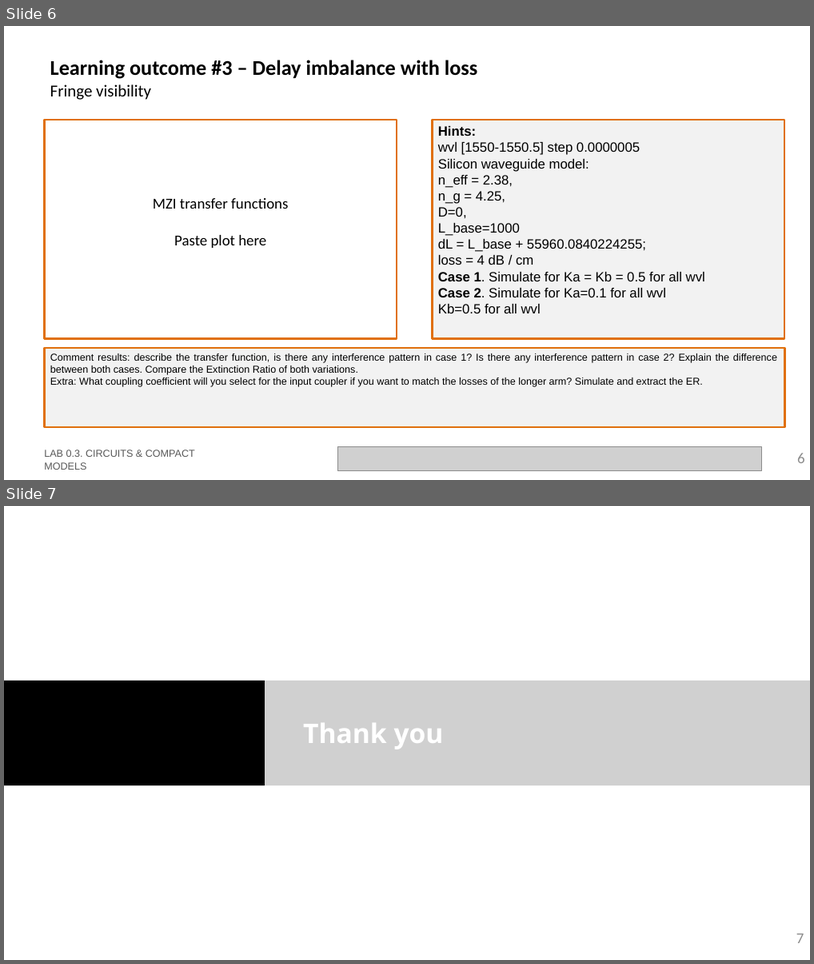
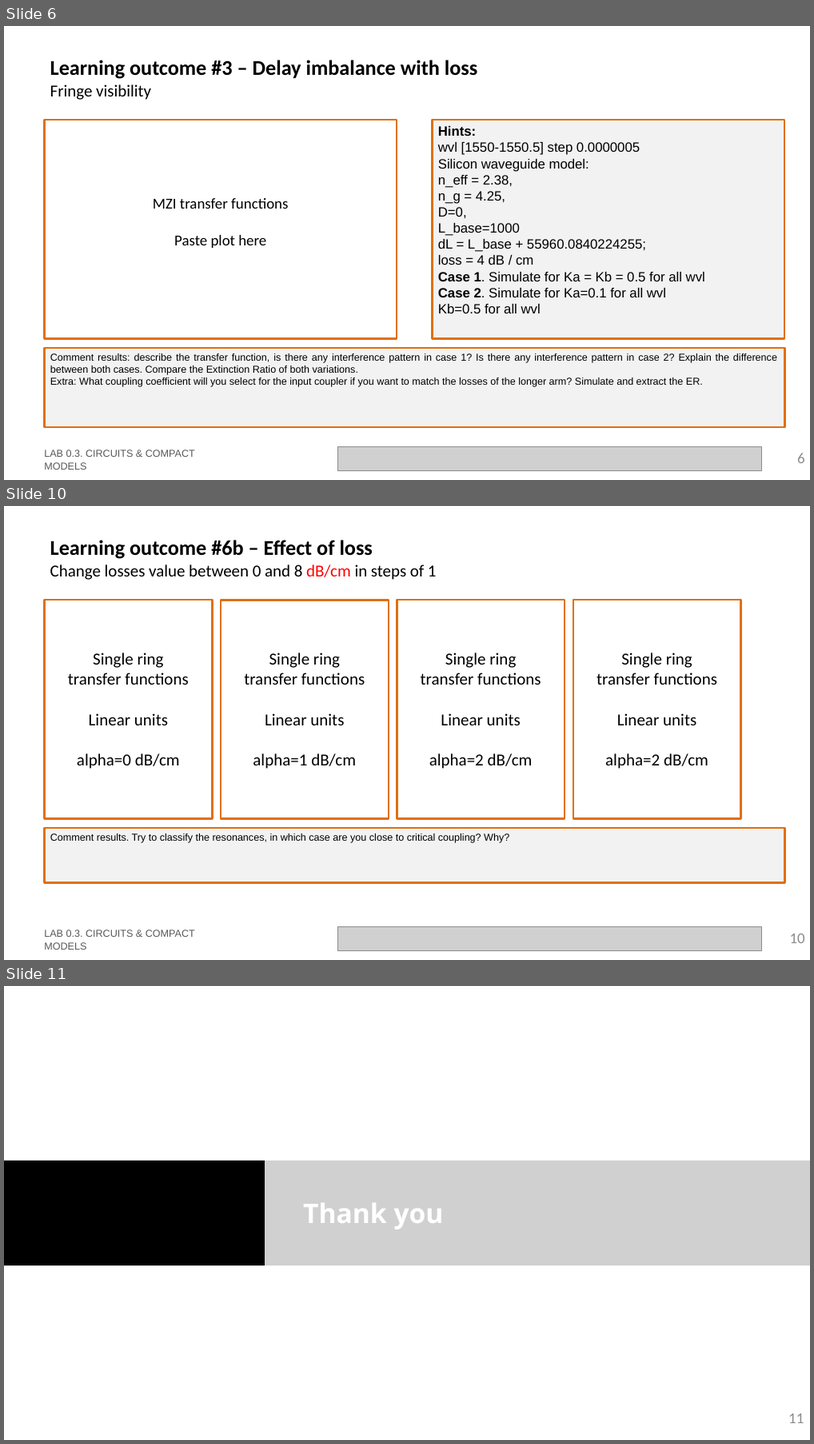
Before and after one commit to nordin001/pdk_UPVfab_v2, a slide deck: training/IPSP/Lab3/LabBook_030.pptx. Shown one above the other, each under a label of ours: slides 6 and 7 before the commit, slides 6, 10 and 11 after it; the slides between them are not shown. The pictures are 814x964 and 814x1444 pixels, drawn with LibreOffice and Linux fonts; fonts in the diff are those of the drawing; grey boxes stand for pictures; background and template pictures are left out. Boxes give left, top, right and bottom in pixels: in the first picture for what was removed or moved away, otherwise in the second. Text is boxed around its words. In the diff, an @@ line names an element or a change of style, - is before the commit and + after.

```diff
--- a/training/IPSP/Lab3/LabBook_030.pptx
+++ b/training/IPSP/Lab3/LabBook_030.pptx
@@ slide 10 added at <box>4,506,810,960</box>, background #FFFFFF @@
@@ text added at <box>50,540,437,580</box>, 20 pt, text #000000 @@
+Learning outcome #6b – Effect of loss
+Change losses value between 0 and 8 dB/cm in steps of 1
@@ rectangle added at <box>45,600,213,819</box>, outline #E0700D 2.25 pt @@
@@ rectangle added at <box>221,600,389,819</box>, outline #E0700D 2.25 pt @@
@@ rectangle added at <box>398,600,566,819</box>, outline #E0700D 2.25 pt @@
@@ rectangle added at <box>574,600,742,819</box>, outline #E0700D 2.25 pt @@
@@ text added at <box>68,652,188,768</box>, 20 pt, text #000000 @@
+Single ring
+transfer functions
+Linear units
+alpha=0 dB/cm
@@ text added at <box>244,652,365,768</box>, 20 pt, text #000000 @@
+Single ring
+transfer functions
+Linear units
+alpha=1 dB/cm
@@ text added at <box>421,652,541,768</box>, 20 pt, text #000000 @@
+Single ring
+transfer functions
+Linear units
+alpha=2 dB/cm
@@ text added at <box>597,652,718,768</box>, 20 pt, text #000000 @@
+Single ring
+transfer functions
+Linear units
+alpha=2 dB/cm
@@ rectangle added at <box>45,828,786,883</box>, fill #F2F2F2, outline #E0700D 2.25 pt, 12 pt, text #000000 @@
+Comment results. Try to classify the resonances, in which case are you close to critical coupling? Why?
@@ text added at <box>44,929,195,949</box>, 12 pt, text #585858 @@
+LAB 0.3. CIRCUITS & COMPACT MODELS
@@ picture added at <box>338,927,762,951</box> @@
@@ page number added at <box>790,933,806,943</box>, 18 pt, text #8C8C8C @@
+10
@@ what was slide 7 is now slide 11 @@
@@ page number at <box>789,1413,804,1423</box>: text changed @@
-7
+11
```
Also in this commit, not shown: 3 other slides added.
